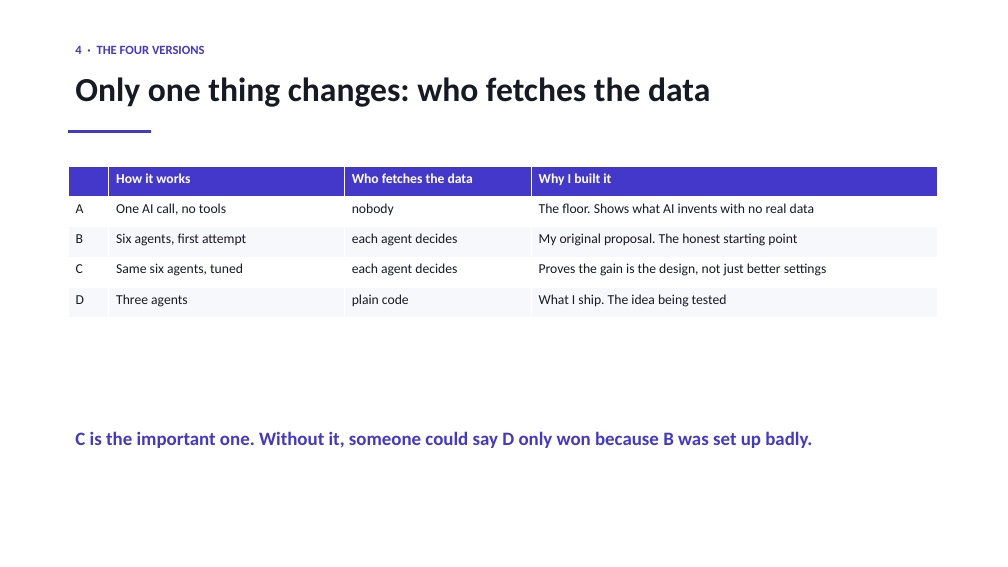
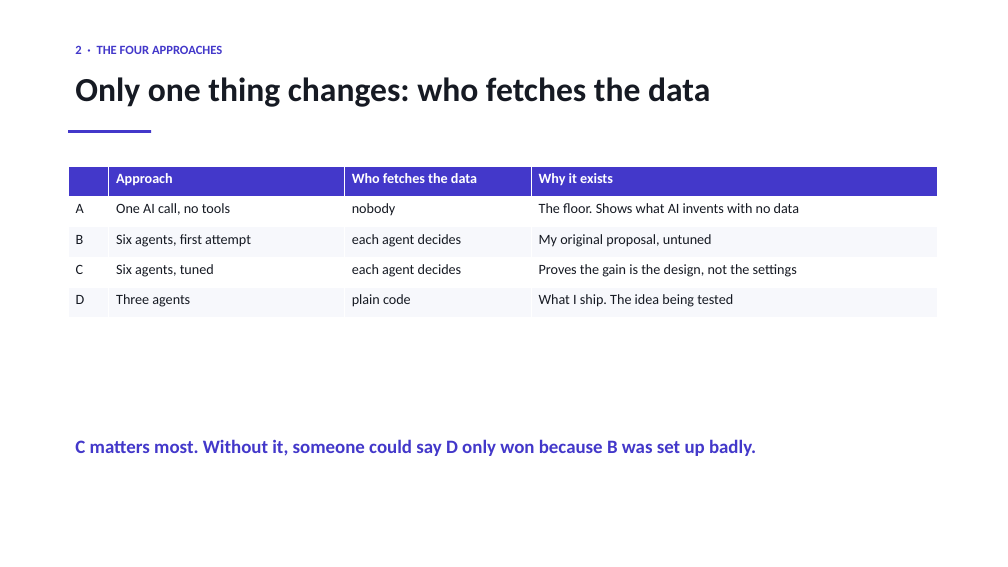
Before and after one commit to sherali143/Trip-Planner, a slide deck: slide 3 of submission/CMP7200_Viva_Presentation.pptx (slide 5 before the commit). Drawn at 1008x567 pixels with LibreOffice and Linux fonts; fonts in the diff are those of the drawing. Boxes give left, top, right and bottom in pixels: in the first picture for what was removed or moved away, otherwise in the second. Text is boxed around its words. In the diff, an @@ line names an element or a change of style, - is before the commit and + after.

```diff
--- a/submission/CMP7200_Viva_Presentation.pptx
+++ b/submission/CMP7200_Viva_Presentation.pptx
@@ text at bbox=[75, 45, 222, 54]: text changed @@
-4 · THE FOUR VERSIONS
+2 · THE FOUR APPROACHES
@@ table at bbox=[68, 166, 938, 318] @@
-row 1, column 2: How it works
+row 1, column 2: Approach
-row 1, column 4: Why I built it
+row 1, column 4: Why it exists
-row 2, column 4: The floor. Shows what AI invents with no real data
+row 2, column 4: The floor. Shows what AI invents with no data
-row 3, column 4: My original proposal. The honest starting point
+row 3, column 4: My original proposal, untuned
-row 4, column 2: Same six agents, tuned
+row 4, column 2: Six agents, tuned
-row 4, column 4: Proves the gain is the design, not just better settings
+row 4, column 4: Proves the gain is the design, not the settings
@@ size 13 to 13.5 pt in "Who fetches the data", "A", "One AI call, no tools", "nobody" and 9 more places @@
@@ text at bbox=[75, 439, 756, 456]: text changed @@
-C is the important one. Without it, someone could say D only won because B was set up badly.
+C matters most. Without it, someone could say D only won because B was set up badly.
```
Also in this commit, not shown: 5 other slides changed, 4 slides added, 9 slides removed, 3 other files.
